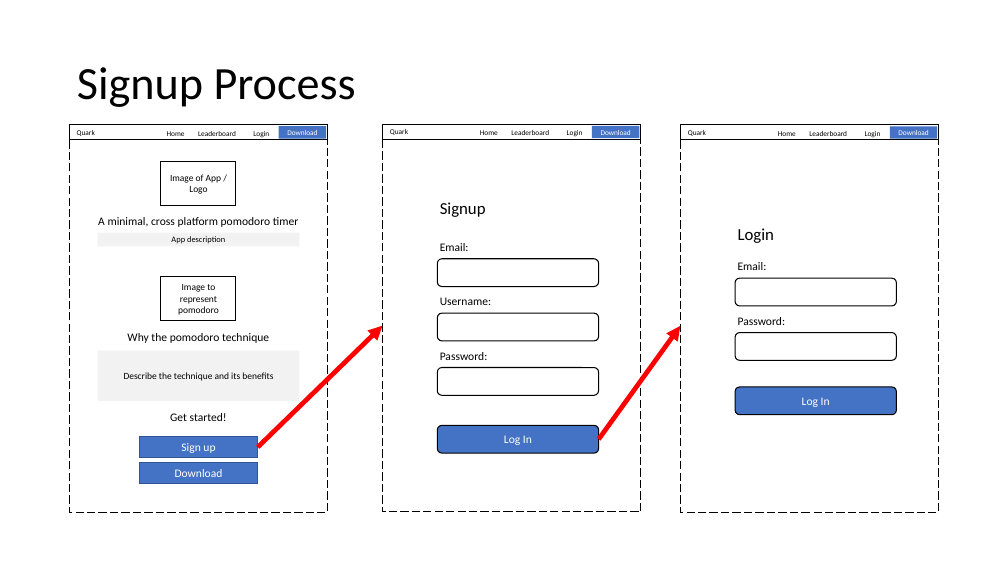
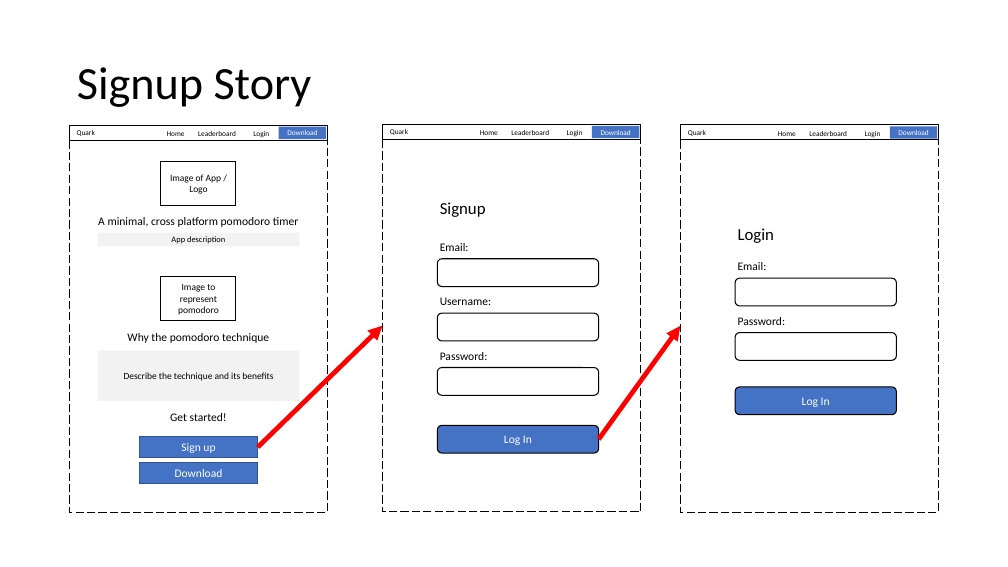
Before and after one commit to JazerBarclay/ci536-group-project, a slide deck: slide 11 of documentation/Quark Wireframes and User Stories.pptx. Drawn at 1008x567 pixels with LibreOffice and Linux fonts; fonts in the diff are those of the drawing. Boxes give left, top, right and bottom in pixels: in the first picture for what was removed or moved away, otherwise in the second. Text is boxed around its words. In the diff, an @@ line names an element or a change of style, - is before the commit and + after.

```diff
--- a/documentation/Quark Wireframes and User Stories.pptx
+++ b/documentation/Quark Wireframes and User Stories.pptx
@@ title at <box>77,67,312,107</box>: text changed @@
-Signup Process
+Signup Story
```
Also in this commit, not shown: 4 other slides changed, 3 slides added, 2 slides removed.
